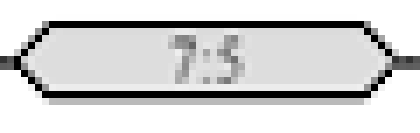
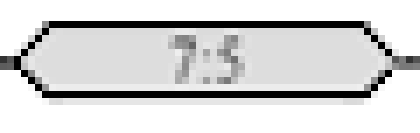
Layers edited between the first and the second 420px x 133px image:
painted on "Layer 14", masked it over [14, 21, 413, 105]
painted on "Layer 13", masked it over [14, 21, 63, 105]
painted on "Shape 2" over [42, 21, 371, 28]
painted on "Shape 1" over [35, 91, 378, 98]
painted on "Layer 12", masked it over [14, 21, 420, 105]
hid "Background" over [14, 21, 420, 105]
